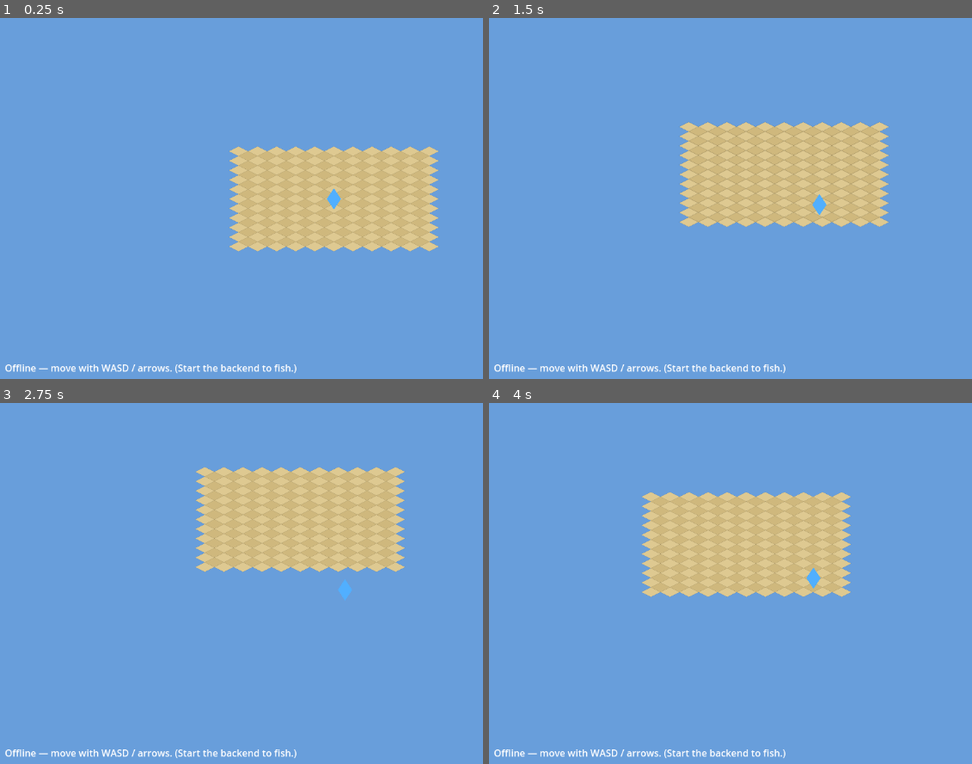
Above: before the commit, frames 1-4 (two rows, left to right).
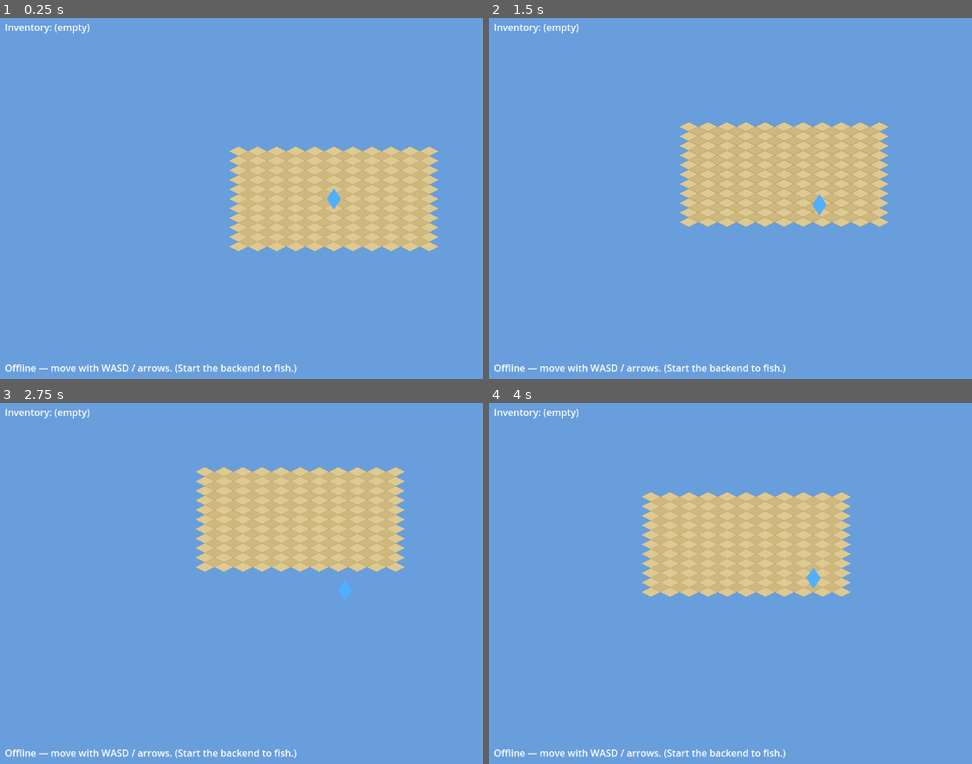
Above: after the commit, the same moments.

Repository: ClaudeDevs/SkyNomads
Game: Godot game, scene res://scenes/world.tscn
The game is run twice, just before and just after one commit, with the same random seed, the same clock (stepped at 60 frames per second) and the same inputs.
Inputs:
- Up to frame 1 (0.25 s): no input
- Up to frame 2 (1.5 s): tap Enter at 0.5 s; hold D (move_right) 0.53-1.28 s; tap E (interact) at 0.6, 1.35 s; hold S (move_down) from 1.28 s (still down)
- Up to frame 3 (2.75 s): release S (move_down) at 2.03 s; hold D (move_right) from 2.03 s (still down); tap E (interact) at 2.1 s
- Up to frame 4 (4 s): release D (move_right) at 2.78 s; hold W (move_up) 2.78-3.53 s; tap E (interact) at 2.85, 3.6 s; hold A (move_left) from 3.53 s (still down)

The runs differ from the first frame. In frame 1, 0.2% of the frame differs, in the area x 1-19%, y 1-5%; in frame 2, 0.2%; in frame 3, 0.2%; in frame 4, 0.2%.

Commit message:
Add files via upload

Diff:
--- /dev/null
+++ b/client/autoload/game_state.gd
@@ -0,0 +1,34 @@
+extends Node
+
+## Autoload: client-side cache of server-confirmed state (CLAUDE.md §6).
+## This is NOT authoritative — it's a read-mostly mirror of what the server last
+## told us. The server's storage is the source of truth; we fetch a fresh copy
+## on join and apply gather results optimistically in between.
+
+signal inventory_changed(items: Dictionary)
+
+var inventory: Dictionary = {}  # item_id (String) -> quantity (int)
+
+
+func _ready() -> void:
+	NetworkManager.world_joined.connect(_on_world_joined)
+	NetworkManager.gather_result.connect(_on_gather_result)
+
+
+func _on_world_joined() -> void:
+	await refresh_inventory()
+
+
+## Pull the authoritative inventory from the server and replace our cache.
+func refresh_inventory() -> void:
+	var items := await NetworkManager.fetch_inventory()
+	inventory = items
+	inventory_changed.emit(inventory)
+
+
+func _on_gather_result(_node_id: String, success: bool, item_id: String, quantity: int) -> void:
+	# Optimistically apply the catch the server just confirmed. (Authoritative
+	# truth is in storage; a future refresh would reconcile any drift.)
+	if success and item_id != "":
+		inventory[item_id] = int(inventory.get(item_id, 0)) + quantity
+		inventory_changed.emit(inventory)
--- a/client/autoload/network_manager.gd
+++ b/client/autoload/network_manager.gd
@@ -110,6 +110,21 @@
 	_socket.send_match_state_async(_match_id, NetContract.OP_GATHER_REQUEST, data)
 
 
+## Fetch the player's authoritative inventory from the server (non-realtime RPC).
+## Returns a Dictionary of item_id -> quantity, or {} on failure/offline.
+func fetch_inventory() -> Dictionary:
+	if _client == null or _session == null:
+		return {}
+	var res = await _client.rpc_async(_session, "get_inventory", "")
+	if res.is_exception():
+		push_error("get_inventory RPC failed: %s" % res.get_exception().message)
+		return {}
+	var payload = JSON.parse_string(res.payload)
+	if payload == null or not payload.has("items"):
+		return {}
+	return payload["items"]
+
+
 func _on_match_state(state) -> void:
 	var data = JSON.parse_string(state.data) if state.data != "" else {}
 	if data == null:
--- a/client/project.godot
+++ b/client/project.godot
@@ -12,6 +12,7 @@
 [autoload]
 
 NetworkManager="*res://autoload/network_manager.gd"
+GameState="*res://autoload/game_state.gd"
 
 [display]
 
--- a/client/scenes/world.tscn
+++ b/client/scenes/world.tscn
@@ -7,6 +7,7 @@
 [ext_resource type="Script" path="res://scripts/systems/resource_manager.gd" id="5_resmgr"]
 [ext_resource type="PackedScene" path="res://scenes/entities/resource_node.tscn" id="6_node"]
 [ext_resource type="Script" path="res://scripts/systems/iso_ground.gd" id="7_ground"]
+[ext_resource type="Script" path="res://scripts/ui/inventory_hud.gd" id="8_inv"]
 
 [node name="World" type="Node2D"]
 script = ExtResource("1_boot")
@@ -41,3 +42,11 @@
 offset_right = 1128.0
 offset_bottom = 628.0
 text = "Connecting..."
+
+[node name="Inventory" type="Label" parent="HUD"]
+offset_left = 24.0
+offset_top = 24.0
+offset_right = 320.0
+offset_bottom = 240.0
+text = "Inventory: (empty)"
+script = ExtResource("8_inv")
--- /dev/null
+++ b/client/scripts/ui/inventory_hud.gd
@@ -0,0 +1,18 @@
+extends Label
+
+## Minimal inventory display. Listens to GameState (the client cache) and lists
+## what the player has caught. Placeholder for a real Items panel later.
+
+func _ready() -> void:
+	GameState.inventory_changed.connect(_render)
+	_render(GameState.inventory)
+
+
+func _render(items: Dictionary) -> void:
+	if items.is_empty():
+		text = "Inventory: (empty)"
+		return
+	var lines: Array[String] = ["Inventory:"]
+	for item_id in items:
+		lines.append("  %s x%d" % [item_id, int(items[item_id])])
+	text = "\n".join(lines)
Not shown: 1 places in client/scenes/world.tscn that only renumber resources
Not shown, changed: server/src/main.ts
Not shown, changed: server/src/matches/world/world-match.ts
Not shown, added: server/src/persistence/inventory-store.ts
Not shown, added: server/src/rpc/get-inventory.ts
Not shown, added: server/src/systems/inventory.ts
Not shown, added: server/tests/inventory.test.ts
Not shown, changed: shared/schemas/messages.md
